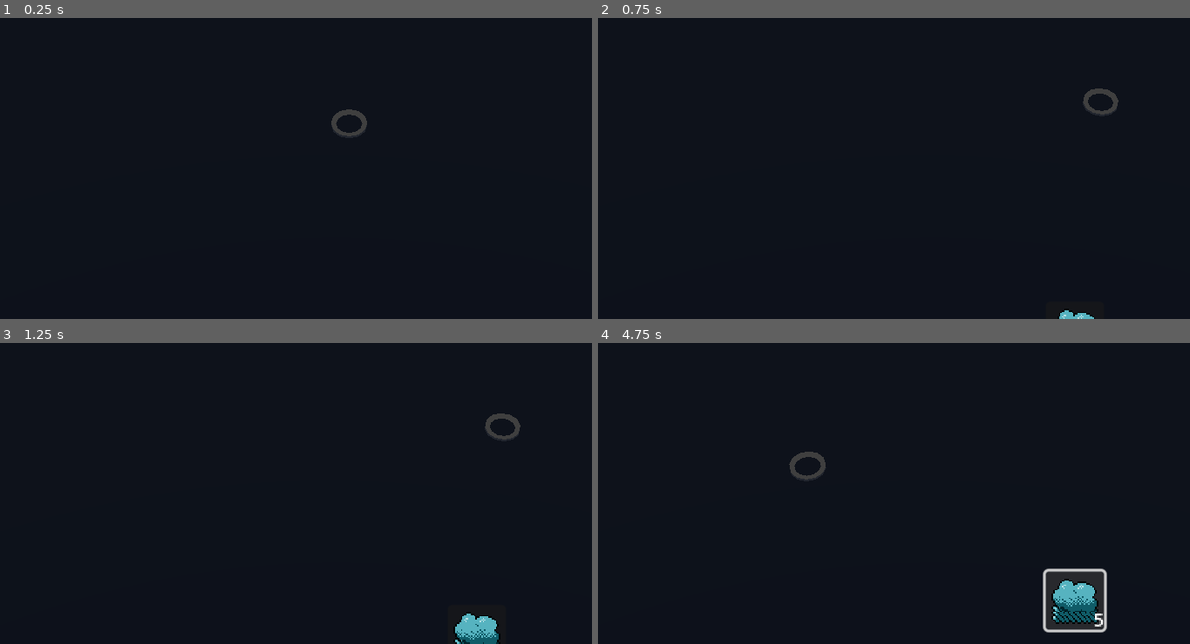
Above: before the commit, frames 1-4 (two rows, left to right).
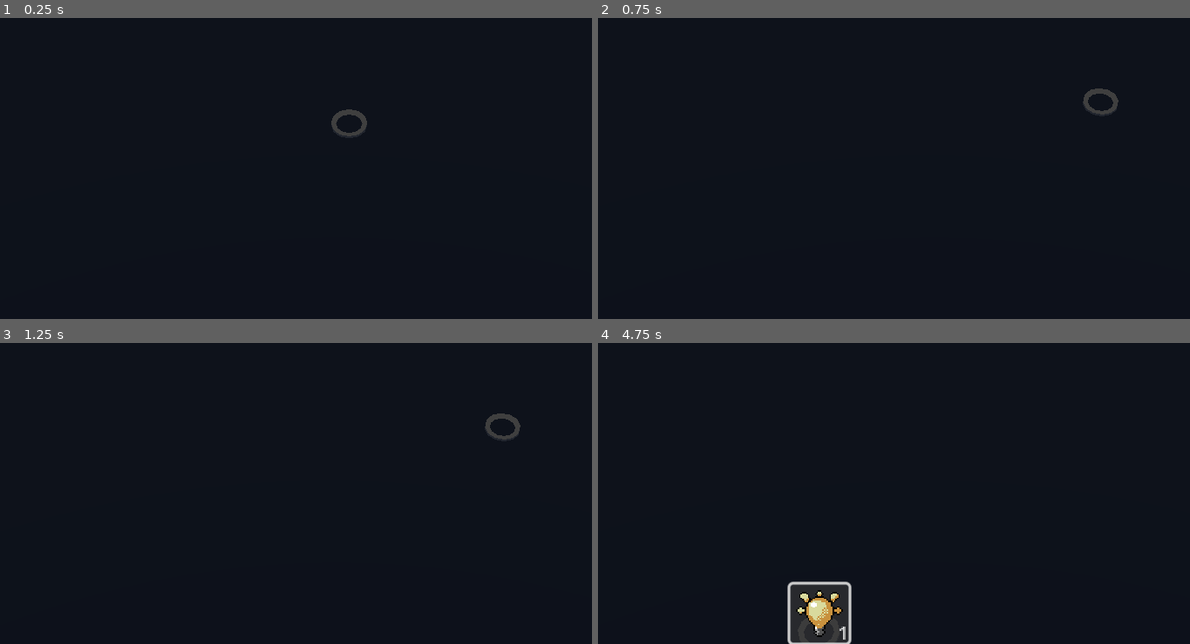
Above: after the commit, the same moments.

Repository: nulture/micro_jam_017_islands
Game: Godot game, scene res://scenes/world.tscn
Same seed, same stepped clock (60 frames per second), same inputs: the game is played once before the commit and once after it.
Inputs (mouse positions are in pixels of both pictures, inside the frame that each line leads up to):
- Up to frame 1 (0.25 s): no input
- Up to frame 2 (0.75 s): tap Enter at 0.5 s; move the mouse to (1101, 102) at 0.52 s; tap S (camera_down) at 0.6 s
- Up to frame 3 (1.25 s): no input
- Up to frame 4 (4.75 s): click (1077, 634) at 1.25 s, where only the run before the commit has a clickable "5"; click (1077, 601) at 2 s, where only the run before the commit has a clickable "5"; click (1077, 601) at 2.75 s, where only the run before the commit has a clickable "5"; tap Space at 3.5 s; move the mouse to (805, 466) at 3.52 s; tap A (camera_left) at 3.6 s; click "5" (after the commit: "1") at 4.25 s

Frame 1 is identical in both runs. In frame 2, 0.1% of the frame differs, in the area x 77-84%, y 96-100%; in frame 3, 0.7%; in frame 4, 4.8%, in the area x 31-87%, y 36-100%.

Commit message:
Fixup for submission

Diff:
--- a/assets/shaders/world_terrain.tres
+++ b/assets/shaders/world_terrain.tres
@@ -1,13 +1,13 @@
 [gd_resource type="VisualShader" load_steps=36 format=3 uid="uid://bux13181thg4m"]
 
 [sub_resource type="VisualShaderNodeColorConstant" id="VisualShaderNodeColorConstant_ydwyn"]
-constant = Color(1, 0, 0, 1)
+constant = Color(1, 0.46, 0.28, 1)
 
 [sub_resource type="VisualShaderNodeColorConstant" id="VisualShaderNodeColorConstant_bc3di"]
-constant = Color(0, 1, 0, 1)
+constant = Color(0.2156, 0.49, 0.2156, 1)
 
 [sub_resource type="VisualShaderNodeColorConstant" id="VisualShaderNodeColorConstant_8aj5y"]
-constant = Color(0, 0, 1, 1)
+constant = Color(0.51632, 0.2688, 0.84, 1)
 
 [sub_resource type="VisualShaderNodeTexture2DParameter" id="VisualShaderNodeTexture2DParameter_en60m"]
 parameter_name = "paint"
@@ -163,12 +163,12 @@
 }
 
 void fragment() {
+// ColorConstant:18
+	vec4 n_out18p0 = vec4(0.000000, 0.000000, 0.000000, 1.000000);
+
+
 // ColorConstant:11
-	vec4 n_out11p0 = vec4(1.000000, 0.000000, 0.000000, 1.000000);
-
-
-// ColorConstant:12
-	vec4 n_out12p0 = vec4(0.000000, 1.000000, 0.000000, 1.000000);
+	vec4 n_out11p0 = vec4(1.000000, 0.460000, 0.280000, 1.000000);
 
 
 	vec4 n_out15p0;
@@ -182,12 +182,20 @@
 	float n_out16p2 = vec3(n_out15p0.xyz).z;
 
 
+// Mix:17
+	vec3 n_out17p0 = mix(vec3(n_out18p0.xyz), vec3(n_out11p0.xyz), n_out16p0);
+
+
+// ColorConstant:12
+	vec4 n_out12p0 = vec4(0.215600, 0.490000, 0.215600, 1.000000);
+
+
 // Mix:19
-	vec3 n_out19p0 = mix(vec3(n_out11p0.xyz), vec3(n_out12p0.xyz), n_out16p1);
+	vec3 n_out19p0 = mix(n_out17p0, vec3(n_out12p0.xyz), n_out16p1);
 
 
 // ColorConstant:13
-	vec4 n_out13p0 = vec4(0.000000, 0.000000, 1.000000, 1.000000);
+	vec4 n_out13p0 = vec4(0.516320, 0.268800, 0.840000, 1.000000);
 
 
 // Mix:20
@@ -262,6 +270,7 @@
 
 }
 "
+graph_offset = Vector2(-1574, -231)
 nodes/vertex/2/node = SubResource("VisualShaderNodeTexture2DParameter_ybj1y")
 nodes/vertex/2/position = Vector2(-660, 140)
 nodes/vertex/3/node = SubResource("VisualShaderNodeTexture_e363y")
@@ -334,4 +343,4 @@
 nodes/fragment/38/position = Vector2(-740, 620)
 nodes/fragment/39/node = SubResource("VisualShaderNodeFloatOp_cj3ab")
 nodes/fragment/39/position = Vector2(-740, 740)
-nodes/fragment/connections = PackedInt32Array(14, 0, 15, 2,  …(253 unchanged characters)… 3, 0, 0, 0, 31, 0, 32, 2, 11, 0, 17, 1, 11, 0, 19, 0, 34, 0, 33, 2, 36, 0, 35, 2, 37, 0, 0, 19, 18, 0, 17, 0, 16, 0, 38, 0, 16, 1, 38, 1, 16, 2, 39, 1, 38, 0, 39, 0, 39, 0, 0, 1)
+nodes/fragment/connections = PackedInt32Array(14, 0, 15, 2,  …(253 unchanged characters)… 3, 0, 0, 0, 31, 0, 32, 2, 11, 0, 17, 1, 34, 0, 33, 2, 36, 0, 35, 2, 37, 0, 0, 19, 18, 0, 17, 0, 16, 0, 38, 0, 16, 1, 38, 1, 16, 2, 39, 1, 38, 0, 39, 0, 39, 0, 0, 1, 17, 0, 19, 0)
--- a/project.godot
+++ b/project.godot
@@ -13,6 +13,7 @@
 config/name="Let There Be Little"
 run/main_scene="res://scenes/world.tscn"
 config/features=PackedStringArray("4.2", "GL Compatibility")
+boot_splash/show_image=false
 config/icon="res://icon.svg"
 
 [autoload]
@@ -65,6 +66,11 @@
 , Object(InputEventKey,"resource_local_to_scene":false,"resource_name":"","device":-1,"window_id":0,"alt_pressed":false,"shift_pressed":false,"ctrl_pressed":false,"meta_pressed":false,"pressed":false,"keycode":0,"physical_keycode":4194342,"key_label":0,"unicode":0,"echo":false,"script":null)
 ]
 }
+system_focus={
+"deadzone": 0.5,
+"events": [Object(InputEventMouseButton,"resource_local_to_scene":false,"resource_name":"","device":-1,"window_id":0,"alt_pressed":false,"shift_pressed":false,"ctrl_pressed":false,"meta_pressed":false,"button_mask":0,"position":Vector2(0, 0),"global_position":Vector2(0, 0),"factor":1.0,"button_index":1,"canceled":false,"pressed":false,"double_click":false,"script":null)
+]
+}
 camera_sprint={
 "deadzone": 0.5,
 "events": [Object(InputEventKey,"resource_local_to_scene":false,"resource_name":"","device":-1,"window_id":0,"alt_press …(182 unchanged characters)…
@@ -162,14 +168,12 @@
 }
 tool_slot_left={
 "deadzone": 0.5,
-"events": [Object(InputEventMouseButton,"resource_local_to_scene":false,"resource_name":"","device":-1,"window_id":0,"alt_pressed":false,"shift_pressed":false,"ctrl_pressed":false,"meta_pressed":false,"button_mask":0,"position":Vector2(0, 0),"global_position":Vector2(0, 0),"factor":1.0,"button_index":4,"canceled":false,"pressed":false,"double_click":false,"script":null)
-, Object(InputEventJoypadButton,"resource_local_to_scene":false,"resource_name":"","device":-1,"button_index":13,"pressure":0.0,"pressed":true,"script":null)
+"events": [Object(InputEventJoypadButton,"resource_local_to_scene":false,"resource_name":"","device":-1,"button_index":13,"pressure":0.0,"pressed":true,"script":null)
 ]
 }
 tool_slot_right={
 "deadzone": 0.5,
-"events": [Object(InputEventMouseButton,"resource_local_to_scene":false,"resource_name":"","device":-1,"window_id":0,"alt_pressed":false,"shift_pressed":false,"ctrl_pressed":false,"meta_pressed":false,"button_mask":0,"position":Vector2(0, 0),"global_position":Vector2(0, 0),"factor":1.0,"button_index":5,"canceled":false,"pressed":false,"double_click":false,"script":null)
-, Object(InputEventJoypadButton,"resource_local_to_scene":false,"resource_name":"","device":-1,"button_index":14,"pressure":0.0,"pressed":true,"script":null)
+"events": [Object(InputEventJoypadButton,"resource_local_to_scene":false,"resource_name":"","device":-1,"button_index":14,"pressure":0.0,"pressed":true,"script":null)
 ]
 }
 use_tool={
--- a/scenes/world.tscn
+++ b/scenes/world.tscn
@@ -85,7 +85,9 @@
 [node name="camera_root" parent="terrain/water_body" instance=ExtResource("1_n7dex")]
 
 [node name="creature_spawner" parent="terrain/water_body" instance=ExtResource("7_7hgt7")]
+spawn_rate = 1.0
 
 [node name="unlock_all_tools_debug" type="Node3D" parent="terrain"]
 transform = Transform3D(1, 0, 0, 0, 1, 0, 0, 0, 1, -128, 0, -128)
+visible = false
 script = ExtResource("1_c3h2v")
--- a/scripts/player_camera.gd
+++ b/scripts/player_camera.gd
@@ -24,7 +24,6 @@
 var mouse_position : Vector2
 var stick_vector : Vector3
 
-
 # Called every frame. 'delta' is the elapsed time since the previous frame.
 func _process(delta: float) -> void:
 	var edges_vector = Vector3.ZERO
@@ -37,7 +36,8 @@
 	elif mouse_position.y > edges_boundary.y :
 		edges_vector.z += 1.0
 
-	position += edges_vector * edges_speed * _sprint_multiplier * delta
+	if PlayerCursor.is_mouse_cursor_in_window :
+		position += edges_vector * edges_speed * _sprint_multiplier * delta
 	position += stick_vector * stick_speed * _sprint_multiplier * delta
 
 	global_position.x = clamp(global_position.x, 0, Terrain.inst.hmap_size)
--- a/scripts/player_cursor.gd
+++ b/scripts/player_cursor.gd
@@ -17,8 +17,9 @@
 var mouse_input_enabled :
 	get : return mouse_enabled && is_mouse_cursor_in_world
 
+static var is_mouse_cursor_in_window : bool
 static var is_mouse_cursor_in_world : bool :
-	get : return Input.mouse_mode == Input.MOUSE_MODE_CONFINED_HIDDEN
+	get : return Input.mouse_mode == Input.MOUSE_MODE_CONFINED_HIDDEN || Input.mouse_mode == Input.MOUSE_MODE_HIDDEN
 
 var _tool_index : int = -1
 var tool_index : int = 0 :
@@ -46,6 +47,15 @@
 	tool_index = 0
 	pass
 
+
+func _notification(what: int) -> void:
+	match what :
+		NOTIFICATION_WM_MOUSE_ENTER :
+			is_mouse_cursor_in_window = true
+		NOTIFICATION_WM_MOUSE_EXIT :
+			is_mouse_cursor_in_window = false
+
+
 func _process(delta: float) -> void:
 	if mouse_input_enabled :
 			global_position = mouse_plane.intersects_ray(camera.project_ray_origin(mouse_position), camera.project_ray_normal(mouse_position))
@@ -62,6 +72,9 @@
 		mouse_position = event.position
 	elif input.length_squared() != 0.0 :
 		mouse_enabled = false
+
+	if Input.is_action_just_pressed("system_focus") :
+		Input.mouse_mode = Input.MOUSE_MODE_HIDDEN
 
 	if Input.is_action_just_pressed("tool_slot_1") :
 		tool_index = 0
Binary file changed: assets/textures/tile.aseprite
Not shown, changed: .gitignore
